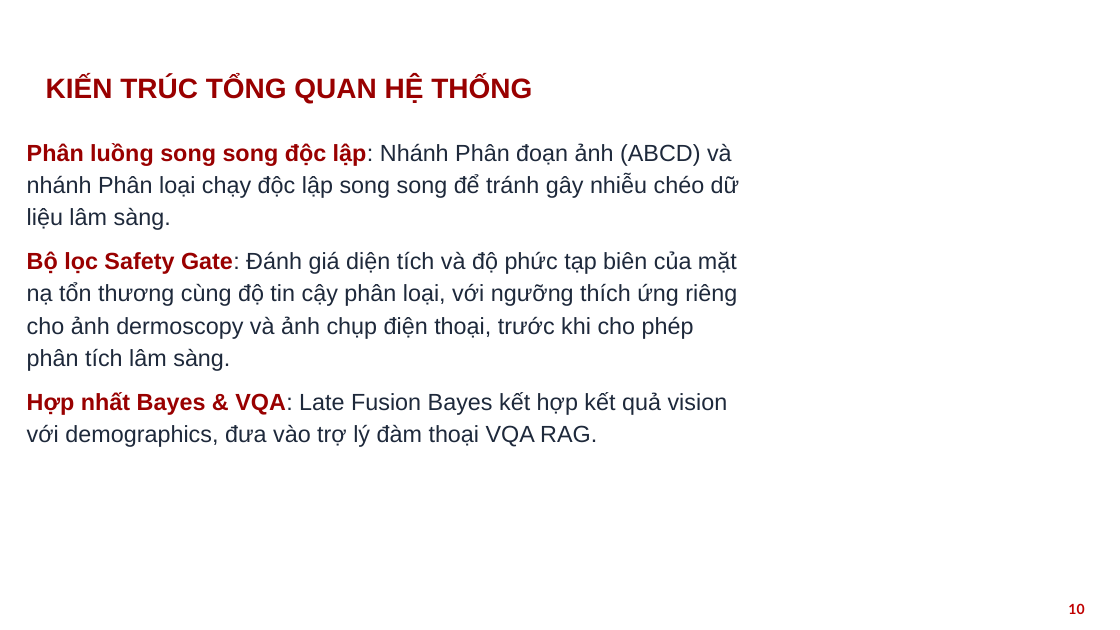
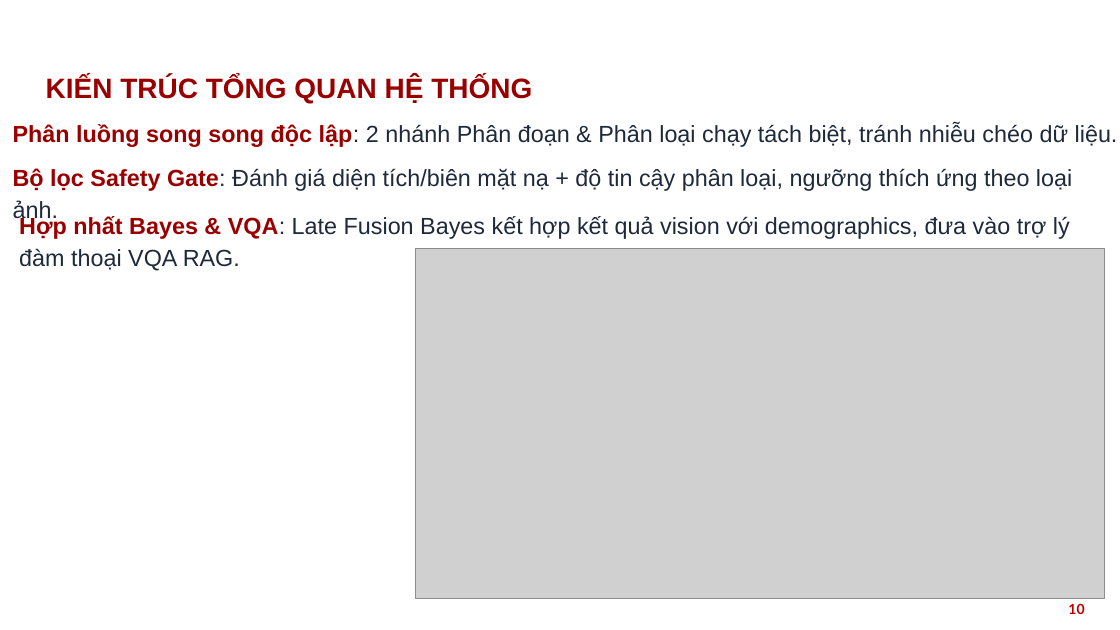
Before and after one commit to nthg0609/doanTN, a slide deck: slide 10 of HUST_PPT_template_2022_RED_16x9_567042.pptx. Drawn at 1120x630 pixels with LibreOffice and Linux fonts; fonts in the diff are those of the drawing; grey boxes stand for pictures; background and template pictures are left out. Boxes give left, top, right and bottom in pixels: in the first picture for what was removed or moved away, otherwise in the second. Text is boxed around its words. In the diff, an @@ line names an element or a change of style, - is before the commit and + after.

```diff
--- a/HUST_PPT_template_2022_RED_16x9_567042.pptx
+++ b/HUST_PPT_template_2022_RED_16x9_567042.pptx
@@ text at <box>13,123,1118,191</box>: text changed @@
-Phân luồng song song độc lập: Nhánh Phân đoạn ảnh (ABCD) và nhánh Phân loại chạy độc lập song song để tránh gây nhiễu chéo dữ liệu lâm sàng.
-Bộ lọc Safety Gate: Đánh giá diện tích và độ phức tạp biên của mặt nạ tổn thương cùng độ tin cậy phân loại, với ngưỡng thích ứng riêng cho ảnh dermoscopy và ảnh chụp điện thoại, trước khi cho phép phân tích lâm sàng.
-Hợp nhất Bayes & VQA: Late Fusion Bayes kết hợp kết quả vision với demographics, đưa vào trợ lý đàm thoại VQA RAG.
+Phân luồng song song độc lập: 2 nhánh Phân đoạn & Phân loại chạy tách biệt, tránh nhiễu chéo dữ liệu.
+Bộ lọc Safety Gate: Đánh giá diện tích/biên mặt nạ + độ tin cậy phân loại, ngưỡng thích ứng theo loại ảnh.
@@ text added at <box>19,215,1070,271</box>, 20 pt, text #1E293B @@
+Hợp nhất Bayes & VQA: Late Fusion Bayes kết hợp kết quả vision với demographics, đưa vào trợ lý đàm thoại VQA RAG.
@@ picture added at <box>415,249,1104,598</box> @@
```
Also in this commit, not shown: 11 other slides changed, 2 slides added, 5 other files.
